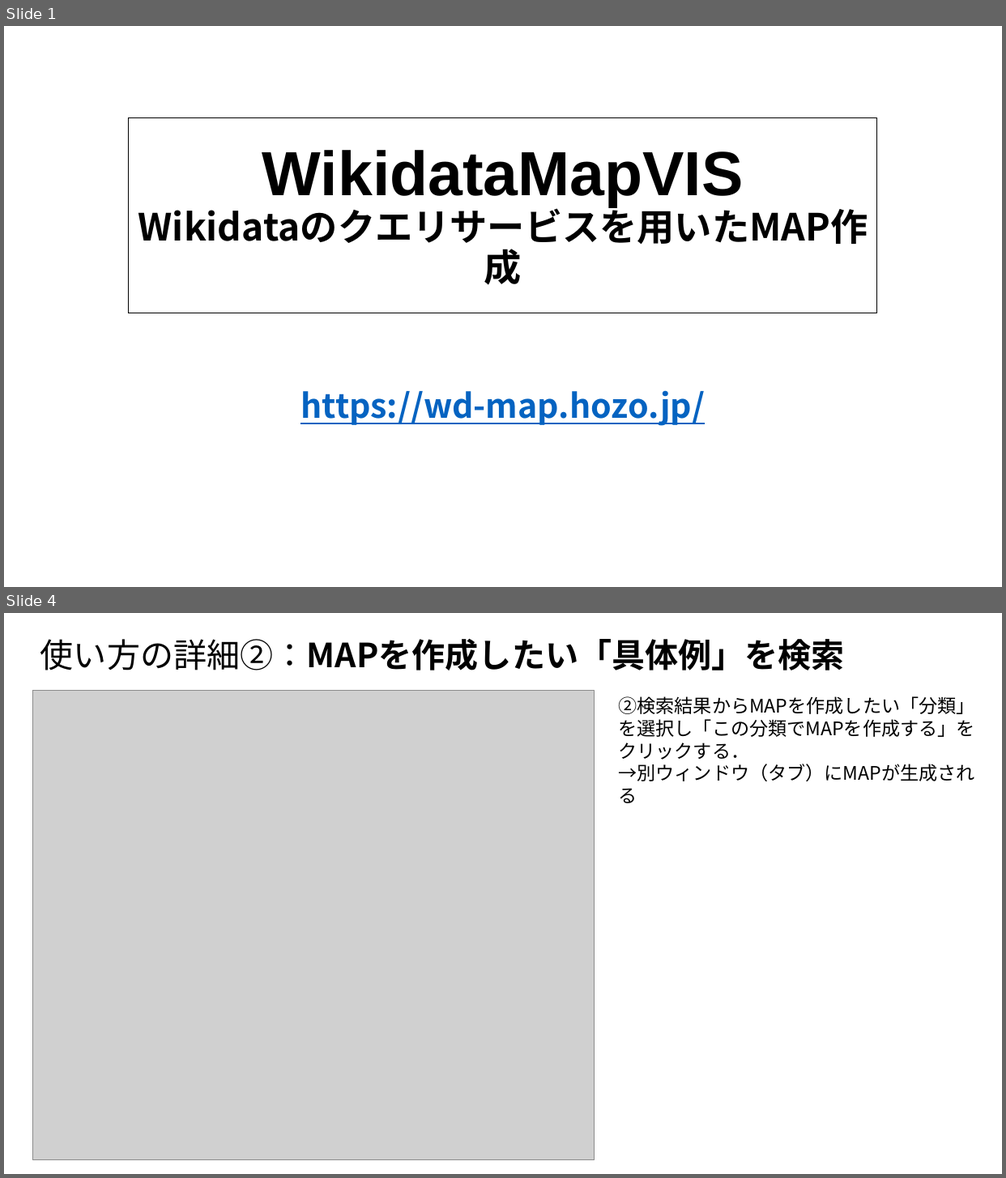
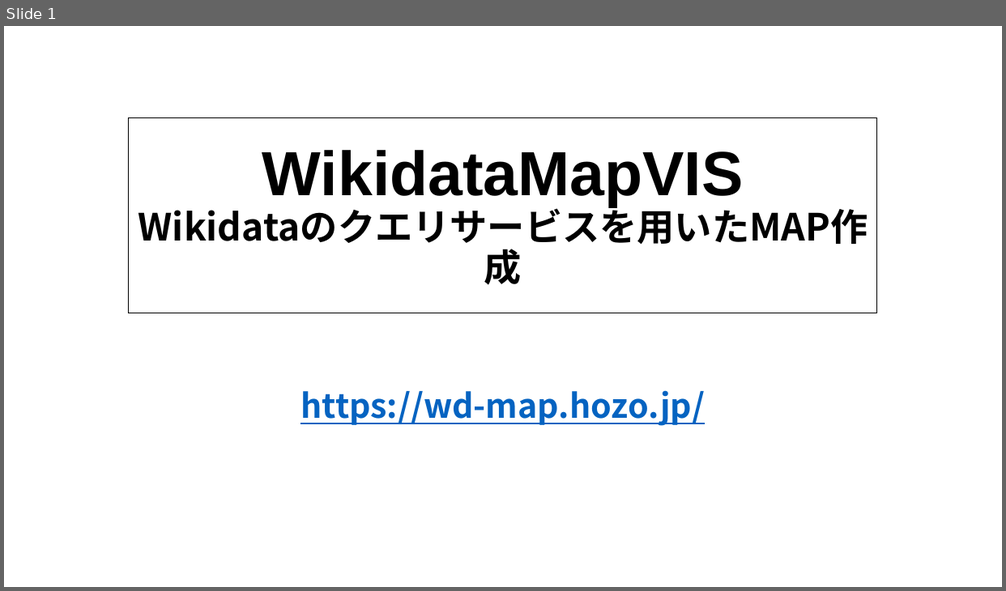
Before and after one commit to oecu-kozaki-lab/WikidataMapVIS, a slide deck: doc/WikidataMapVIS説明図.pptx. Shown one above the other, each under a label of ours: slides 1 and 4 before the commit, slide 1 after it; the slides between them are not shown. The pictures are 1006x1178 and 1006x591 pixels, drawn with LibreOffice and Linux fonts; fonts in the diff are those of the drawing; grey boxes stand for pictures. Boxes give left, top, right and bottom in pixels: in the first picture for what was removed or moved away, otherwise in the second. Text is boxed around its words. In the diff, an @@ line names an element or a change of style, - is before the commit and + after.

Commit message:
使い方の資料追加

```diff
--- a/doc/WikidataMapVIS説明図.pptx
+++ b/doc/WikidataMapVIS説明図.pptx
@@ slide 4 removed at bbox=[4, 613, 1002, 1174], background #FFFFFF @@
@@ title removed at bbox=[40, 639, 845, 671] @@
-使い方の詳細②：MAPを作成したい「具体例」を検索
@@ picture removed at bbox=[33, 691, 594, 1161] @@
@@ text removed at bbox=[619, 696, 975, 781] @@
-②検索結果からMAPを作成したい「分類」を選択し「この分類でMAPを作成する」をクリックする．
-→別ウィンドウ（タブ）にMAPが生成される
```
Also in this commit, not shown: 5 slides changed, 2 slides added, 1 other slide removed, 1 other file.
